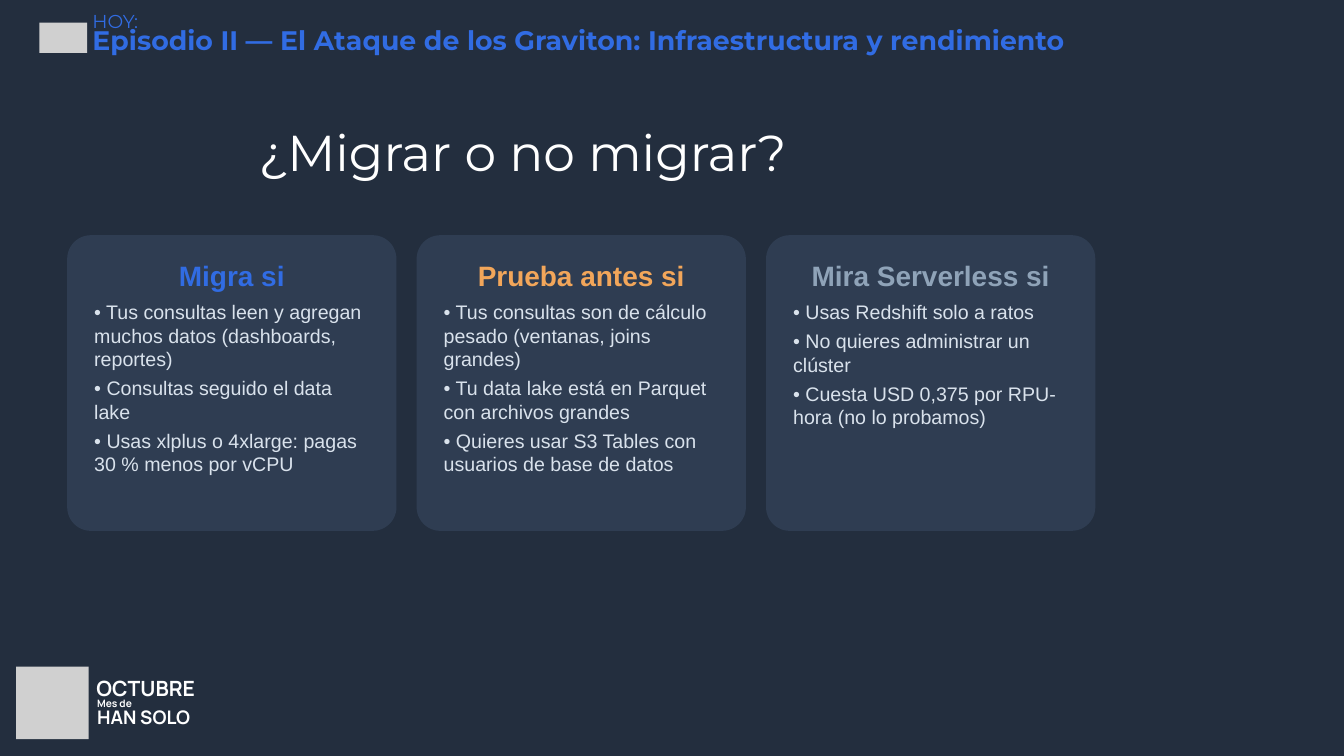
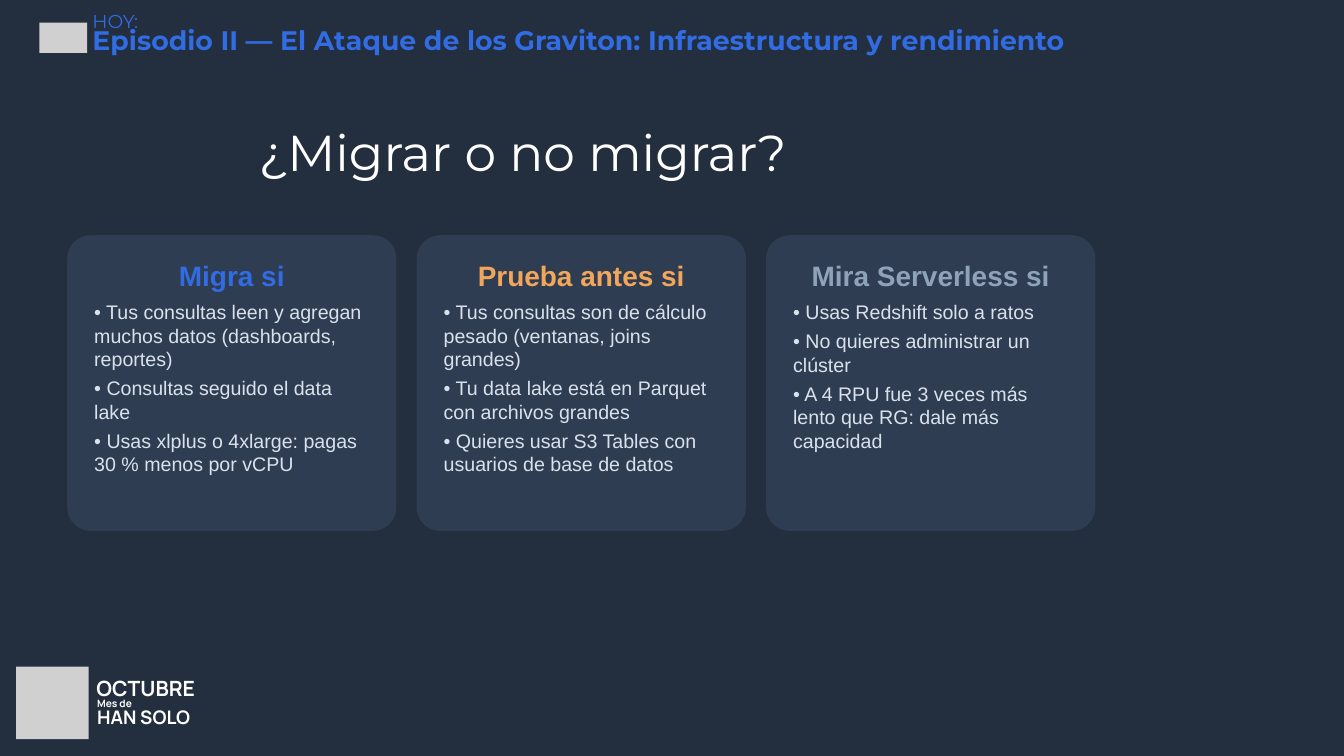
Before and after one commit to andrezc98/redshift-redemption, a slide deck: slide 33 of slides/redshift-redemption.pptx (slide 32 before the commit). Drawn at 1344x756 pixels with LibreOffice and Linux fonts; fonts in the diff are those of the drawing; grey boxes stand for pictures; background and template pictures are left out. Boxes give left, top, right and bottom in pixels: in the first picture for what was removed or moved away, otherwise in the second. Text is boxed around its words. In the diff, an @@ line names an element or a change of style, - is before the commit and + after.

```diff
--- a/slides/redshift-redemption.pptx
+++ b/slides/redshift-redemption.pptx
@@ text in rounded rectangle at (x1=793, y1=386, x2=1027, y2=452): text changed @@
-• Cuesta USD 0,375 por RPU-hora (no lo probamos)
+• A 4 RPU fue 3 veces más lento que RG: dale más capacidad
```
Also in this commit, not shown: 1 other slide changed, 1 slide added, 16 other files.
